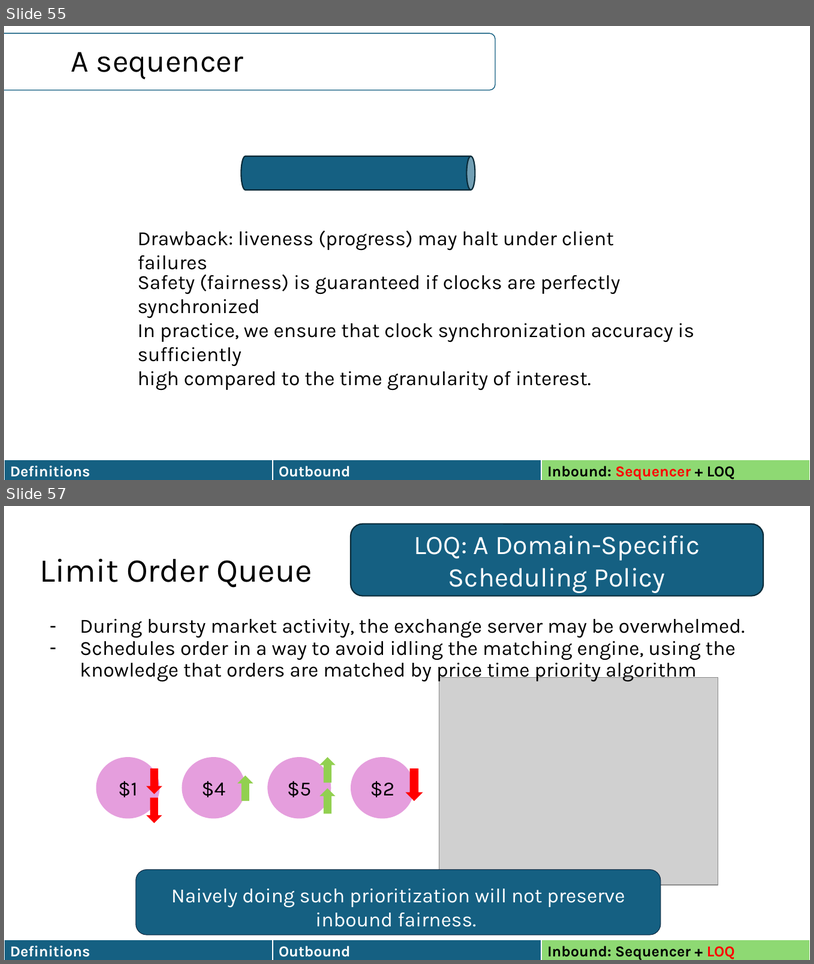
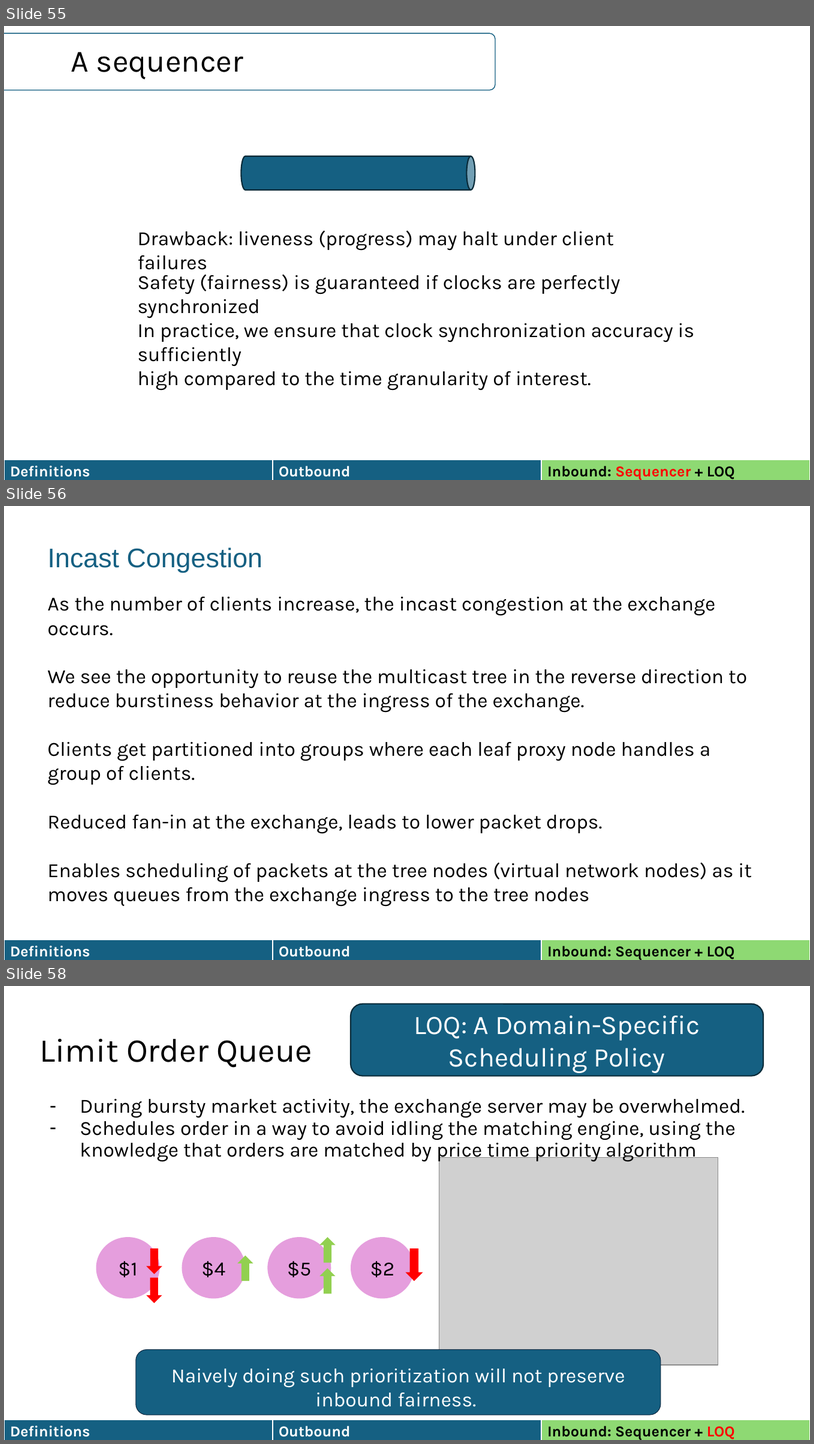
Before and after one commit to HaseebLUMS/Onyx-Presentation, a slide deck: OCP TAP Presentation.pptx. Shown one above the other, each under a label of ours: slides 55 and 57 before the commit, slides 55, 56 and 58 after it; the slides between them are not shown. The pictures are 814x964 and 814x1444 pixels, drawn with LibreOffice and Linux fonts; fonts in the diff are those of the drawing; grey boxes stand for pictures. Boxes give left, top, right and bottom in pixels: in the first picture for what was removed or moved away, otherwise in the second. Text is boxed around its words. In the diff, an @@ line names an element or a change of style, - is before the commit and + after.

Commit message:
updated

```diff
--- a/OCP TAP Presentation.pptx
+++ b/OCP TAP Presentation.pptx
@@ slide 56 added at box(4, 506, 810, 960), background #FFFFFF @@
@@ text added at box(48, 547, 263, 573), 32 pt, text #156082 @@
+Incast Congestion
@@ text added at box(48, 597, 752, 906), 24 pt, text #000000 @@
+As the number of clients increase, the incast congestion at the exchange occurs.
+We see the opportunity to reuse the multicast tree in the reverse direction to reduce burstiness behavior at the ingress of the exchange.
+Clients get partitioned into groups where each leaf proxy node handles a group of clients.
+Reduced fan-in at the exchange, leads to lower packet drops.
+Enables scheduling of packets at the tree nodes (virtual network nodes) as it moves queues from the exchange ingress to the tree nodes
@@ table added at box(4, 940, 810, 960), 1 rows, 3 columns @@
+Definitions | Outbound | Inbound: Sequencer + LOQ
@@ what was slide 57 is now slide 58 @@
```
